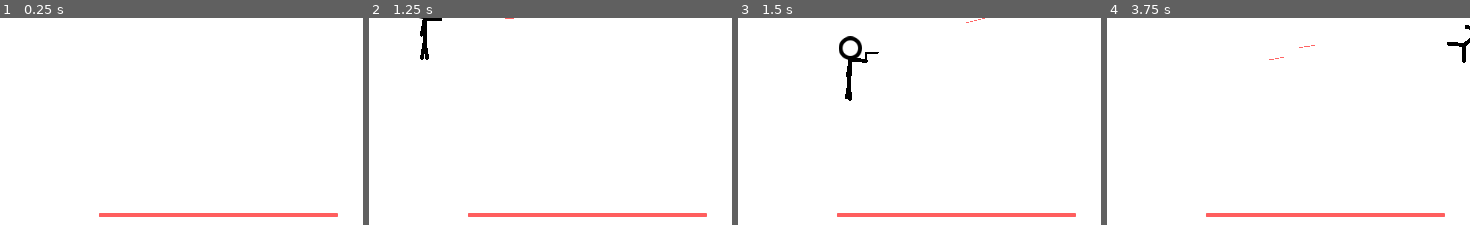
Above: before the commit, frames 1-4 (left to right).
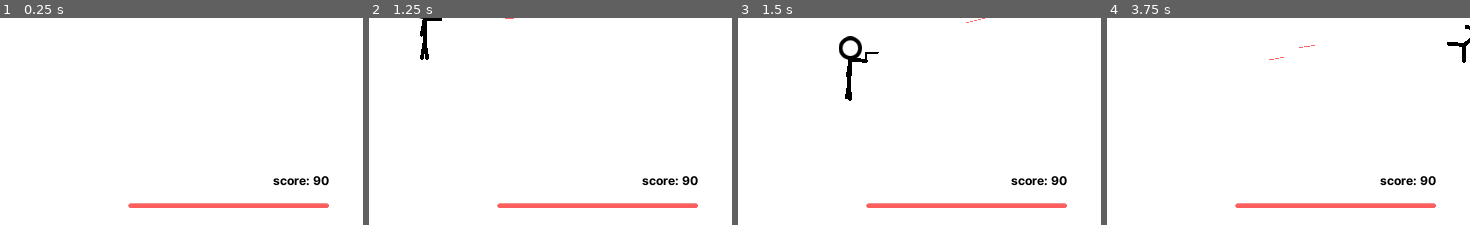
Above: after the commit, the same moments.

Repository: illogicalapple/stickmaniac
Game: Godot game, scene res://Root.tscn
Two runs of this game, one before a commit and one after it. Both use one fixed random seed, a clock stepped at 60 frames per second and the inputs below.
Inputs:
- Up to frame 1 (0.25 s): no input
- Up to frame 2 (1.25 s): tap Enter at 0.5 s; hold Right (ui_right) from 0.53 s (still down); hold Space (pew_pew) from 0.53 s (still down)
- Up to frame 3 (1.5 s): release Right (ui_right) at 1.28 s; release Space (pew_pew) at 1.28 s; hold Down (ui_down) from 1.28 s (still down); tap Space (pew_pew) at 1.35 s
- Up to frame 4 (3.75 s): release Down (ui_down) at 2.03 s; hold Right (ui_right) 2.03-2.78 s; hold Space (pew_pew) 2.03-2.78 s; hold Up (ui_up) 2.78-3.53 s; tap Space (pew_pew) at 2.85 s; tap Enter at 3.5 s; hold Left (ui_left) from 3.53 s (still down); hold Space (pew_pew) from 3.53 s (still down)
The pictures show only the part of the screen within x 50-100%, y 46-96%; the shares and areas given below are measured in that part.

The runs differ from the first frame. In frame 1, 3.0% of the frame differs, in the area x 27-94%, y 76-97%; in frame 2, 3.0%; in frame 3, 3.0%; in frame 4, 3.0%.

Commit message:
update gui
change health bar and add score count

Diff:
--- a/GUI.tscn
+++ b/GUI.tscn
@@ -1,4 +1,13 @@
-[gd_scene load_steps=3 format=2]
+[gd_scene load_steps=6 format=2]
+
+[ext_resource path="res://fonts/Inter-Bold.ttf" type="DynamicFontData" id=1]
+
+[sub_resource type="DynamicFont" id=3]
+outline_color = Color( 0, 0, 0, 1 )
+font_data = ExtResource( 1 )
+
+[sub_resource type="Theme" id=4]
+default_font = SubResource( 3 )
 
 [sub_resource type="StyleBoxFlat" id=1]
 bg_color = Color( 1, 0.372549, 0.372549, 1 )
@@ -17,17 +26,31 @@
 [node name="GUI" type="Control"]
 anchor_right = 1.0
 anchor_bottom = 1.0
+theme = SubResource( 4 )
 
 [node name="HealthBar" type="ProgressBar" parent="."]
 anchor_left = 1.0
 anchor_top = 1.0
 anchor_right = 1.0
 anchor_bottom = 1.0
-margin_left = -338.0
-margin_top = -37.0
-margin_right = -32.0
-margin_bottom = -32.0
+margin_left = -300.0
+margin_top = -49.0
+margin_right = -44.0
+margin_bottom = -44.0
 custom_styles/fg = SubResource( 1 )
 custom_styles/bg = SubResource( 2 )
 value = 100.0
 percent_visible = false
+
+[node name="Label" type="Label" parent="."]
+anchor_left = 1.0
+anchor_top = 1.0
+anchor_right = 1.0
+anchor_bottom = 1.0
+margin_left = -120.0
+margin_top = -88.0
+margin_right = -44.0
+margin_bottom = -68.0
+custom_colors/font_color = Color( 0, 0, 0, 1 )
+text = "score: 90"
+align = 2
Binary file added: fonts/Inter-Bold.ttf
Binary file added: fonts/Inter-VariableFont_slnt,wght.ttf
